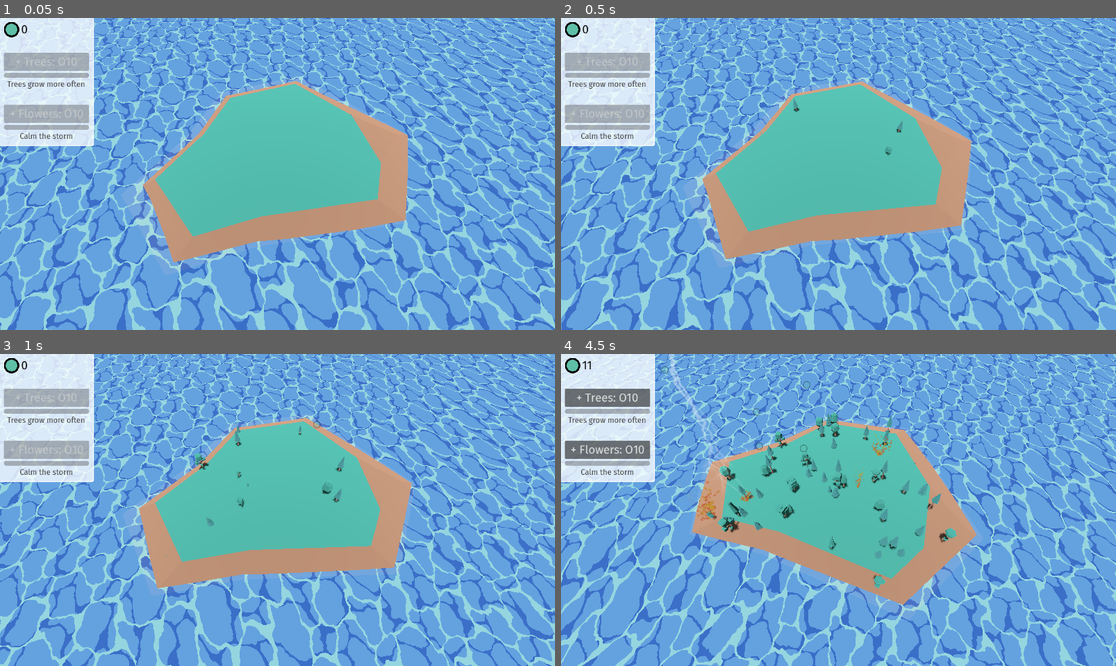
Above: before the commit, frames 1-4 (two rows, left to right).
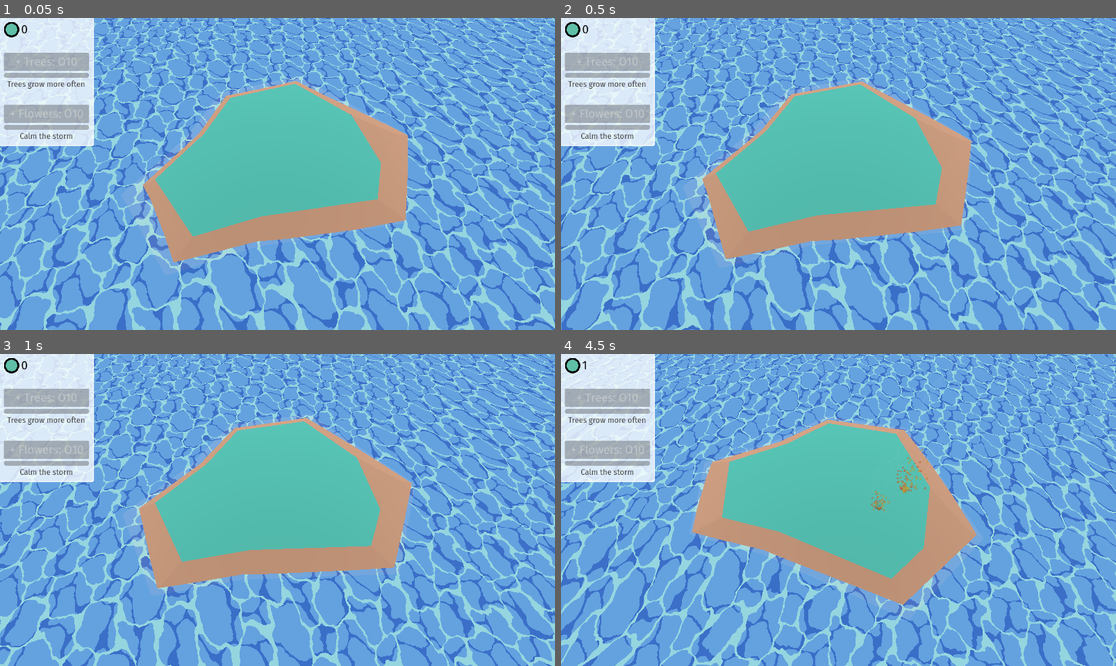
Above: after the commit, the same moments.

Repository: lumi-a/ecotomata
Game: Godot game, scene res://main.tscn
Same seed, same stepped clock (60 frames per second), same inputs: the game is played once before the commit and once after it.
Inputs:
- Up to frame 1 (0.05 s): no input
- Up to frame 2 (0.5 s): no input
- Up to frame 3 (1 s): no input
- Up to frame 4 (4.5 s): no input

Frame 1 is identical in both runs. In frame 2, less than 0.1% of the frame differs, in the area x 36-62%, y 25-45%; in frame 3, 0.3%; in frame 4, 4.4%, in the area x 0-72%, y 0-76%.

Commit message:
Have lightning- and sapling-rate depend on upgrade-levels

Diff:
--- a/island.gd
+++ b/island.gd
@@ -9,10 +9,6 @@
 const min_neighbor_distance: float = 0.2
 const max_neighbor_distance: float = 1.5
 const max_raycast_distance: float = 50.0
-
-@export var expected_lightnings_per_second: float = 1.0
-@export var expected_saplings_per_second: float = 100.0
-const expected_orbs_per_second_per_tree: float = 0.1
 
 var space_state: PhysicsDirectSpaceState3D
 var aabb = $rock_largeE.get_aabb()
@@ -36,6 +32,7 @@
 }
 var tree_states: Dictionary = {}
 var tree_timers: Dictionary = {}
+var tree_orb_timers: Dictionary = {}
 var tree_fires: Dictionary = {}
 const grow_time = 0.5
 const started_burning_time = 0.25
@@ -151,6 +148,9 @@
 	ui_node.orbs += 1
 
 func _process(delta):
+	var expected_lightnings_per_second: float = (ui_node.flower_max_level - ui_node.flower_level) / ui_node.flower_max_level
+	var expected_saplings_per_second: float = 50.0 * (ui_node.tree_level + 1) / (ui_node.tree_max_level + 1)
+
 	var num_lightnings = poisson(expected_lightnings_per_second * delta)
 	# I guess it makes sense for every lightning to hit a tree?
 	# Whatev
@@ -174,8 +174,9 @@
 		var id = tree.get_instance_id()
 		match tree_states[id]:
 			TreeState.Static:
-				var num_orbs = poisson(expected_orbs_per_second_per_tree * delta)
-				for _i in num_orbs:
+				tree_orb_timers[id] += delta
+				if tree_orb_timers[id] >= 1.0:
+					tree_orb_timers[id] -= 1.0
 					var orb = orb_instance.duplicate()
 					orb.position = camera.unproject_position(tree.position + Vector3.UP * 0.875)
 					orb.tree_exited.connect(add_orb)
@@ -187,6 +188,7 @@
 				if tree_timers[id] >= grow_time:
 					tree.scale = Vector3.ONE
 					tree_states[id] = TreeState.Static
+					tree_orb_timers[id] = 0
 
 			TreeState.StartedBurning:
 				tree_timers[id] += delta
@@ -224,5 +226,6 @@
 					tree_fires.erase(id)
 					tree_states.erase(id)
 					tree_timers.erase(id)
+					tree_orb_timers.erase(id)
 					tree.queue_free()
 		tree_ix += 1
--- a/main.tscn
+++ b/main.tscn
@@ -55,6 +55,8 @@
 [node name="island" parent="." node_paths=PackedStringArray("camera_rotation_node", "ui_node") instance=ExtResource("2_5c6a2")]
 transform = Transform3D(1, 0, 0, 0, 1, 0, 0, 0, 1, 0, -0.810748, 0)
 script = ExtResource("4_c1278")
+expected_lightnings_per_second = null
+expected_saplings_per_second = null
 camera_rotation_node = NodePath("../camera_rotation")
 ui_node = NodePath("../ui")
 
--- a/ui.gd
+++ b/ui.gd
@@ -10,9 +10,9 @@
 
 @export var orbs: int = 0
 @export var tree_level: int = 0
-@export var tree_max_level: int = 10
+@export var tree_max_level: int = 5
 @export var flower_level: int = 0
-@export var flower_max_level: int = 10
+@export var flower_max_level: int = 5
 
 # Called when the node enters the scene tree for the first time.
 func _ready() -> void:
@@ -49,7 +49,7 @@
 		tree_level += 1
 		tree_range.value = tree_level
 		if tree_level < tree_max_level:
-			tree_cost *= 2
+			tree_cost *= 10
 		update_tree_button_text()
 		tree_buy_button.disabled = true
 
@@ -65,14 +65,12 @@
 		flower_level += 1
 		flower_range.value = flower_level
 		if flower_level < flower_max_level:
-			flower_cost *= 2
+			flower_cost *= 10
 		update_flower_button_text()
 		flower_buy_button.disabled = true
 
 func _process(_delta):
 	orb_label.text = str(orbs)
 
-	if orbs >= tree_cost:
-		tree_buy_button.disabled = false
-	if orbs >= flower_cost:
-		flower_buy_button.disabled = false
+	tree_buy_button.disabled = orbs < tree_cost
+	flower_buy_button.disabled = orbs < flower_cost
Not shown: 1 places in assets/ui.tres that only renumber resources
Not shown, changed: README.md
